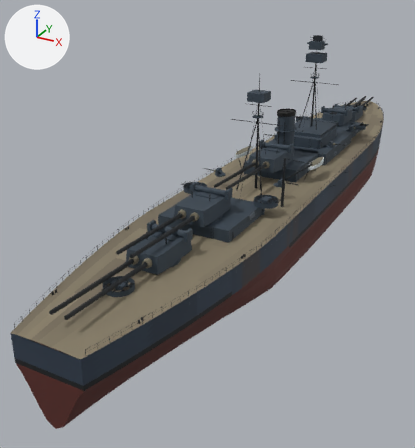
What one commit did to the glTF model assets/models/texas.glb.
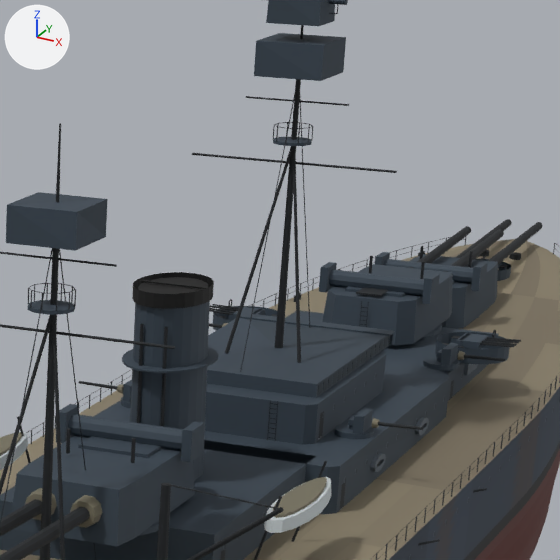
Old and new are each drawn whole from a camera (50 mm lens) standing at (52.3, -135.1, 53.6) and looking at (-12.7, -16.9, -5.5) and again close up on the part from 59% to 91% of the width and 10% to 39% of the height. Lighting does not change. The marker at upper left points along +X, +Y and +Z. The older version's two pictures come first. Where no turn or scale is listed for an object, it has been applied to the vertices. Vertices at exactly the same position are counted once.

In view in the first close-up: 'Bofors1', 'Director', 'Hull', 'Mount51', 'Mount53', 'Turret1', 'Turret2', 'Turret3' and 3 more.
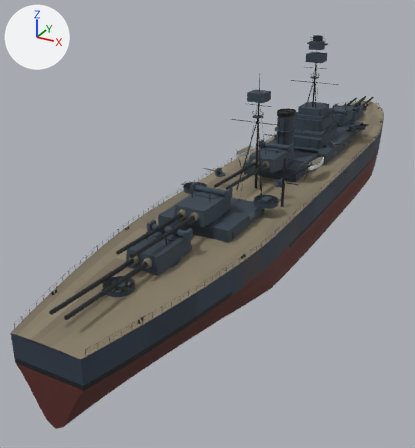
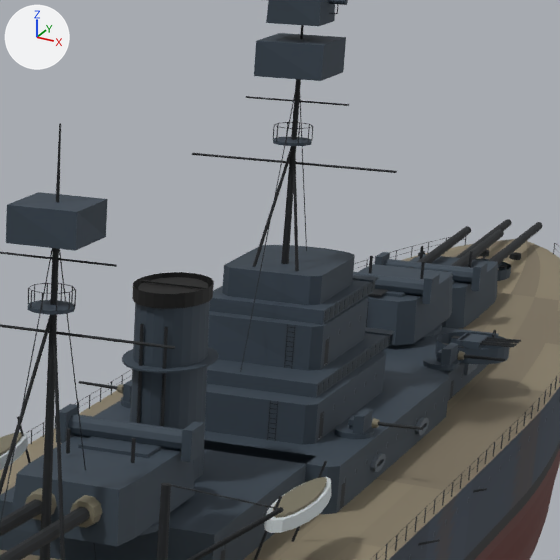
Pixel boxes [x1, y1, x2, y2] of what changed, in the close-ups (560 x 560 px):
part 1 of me_hull, built on: before [236, 306, 255, 308]; after [208, 245, 378, 371]

Diff of the bpy script that builds the scene:
```diff
--- a/assets/models/texas.glb.py
+++ b/assets/models/texas.glb.py
@@ me_hull @@
 # used by ob_hull; location = (0.0, 0.0, 0.0)
-me_hull.from_pydata(...)  # 13256 vertices, 19751 faces; spans x -16.0..17.0, y -87.0..87.0, z -9.0..37.0
+me_hull.from_pydata(...)  # 13671 vertices, 20213 faces; spans x -16.0..17.0, y -87.0..87.0, z -9.0..37.0
+# me_hull part 1: 2 vertices moved within x -10.0, y 42.0, z 10.0; 175 vertices added at x -4.0..4.0, y 17.0..29.0, z 13.0..19.0
+# other edits to the shape of me_hull do not show in these pictures
 me_hull.materials.append(mat_paint_5a2a24)
```
